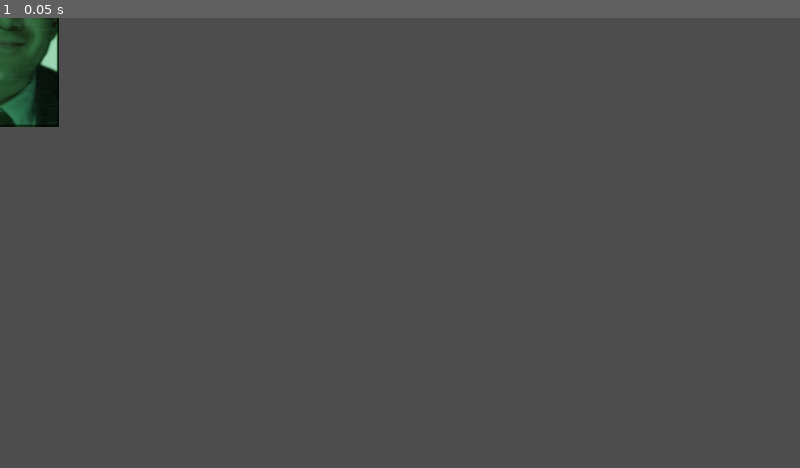
Above: before the commit, frame 1.
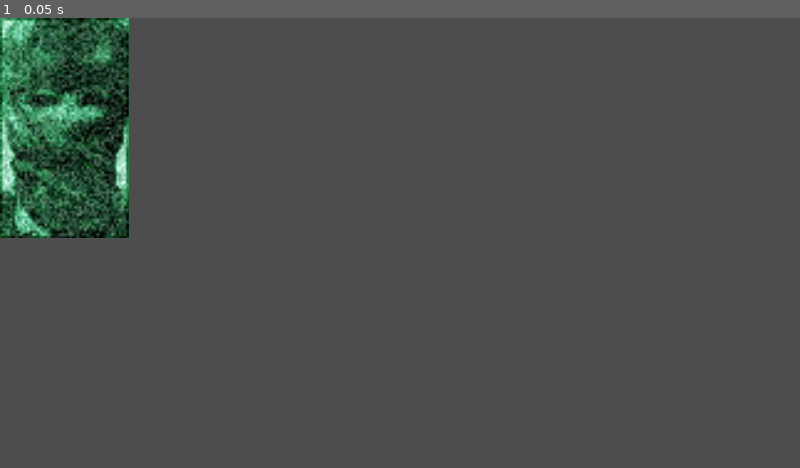
Above: after the commit, the same moment.

Repository: Galitie/mini-tyler-games
Game: Godot game, scene res://epsilon/portraits/rich.tscn
Same seed, same stepped clock (60 frames per second), same inputs: the game is played once before the commit and once after it. This scene is started directly instead of the project's main scene.
Inputs:
- Up to frame 1 (0.05 s): no input

The runs differ from the first frame. In frame 1, 7.3% of the frame differs, in the area x 0-17%, y 0-49%.

Commit message:
Updated codec call 5 dialogue and Rich portrait

Diff:
--- a/epsilon/portraits/anus.tscn
+++ b/epsilon/portraits/anus.tscn
@@ -1,7 +1,6 @@
-[gd_scene load_steps=12 format=3 uid="uid://cduornu7sxsfk"]
+[gd_scene load_steps=7 format=3 uid="uid://cduornu7sxsfk"]
 
 [ext_resource type="Texture2D" uid="uid://dfcxcn3gus8bl" path="res://epsilon/portraits/anus.png" id="1_jtg4a"]
-[ext_resource type="Texture2D" uid="uid://dgp1s73m662sv" path="res://epsilon/portraits/anus_reveal.png" id="2_lt2jw"]
 
 [sub_resource type="AtlasTexture" id="AtlasTexture_6mhum"]
 atlas = ExtResource("1_jtg4a")
@@ -17,22 +16,6 @@
 
 [sub_resource type="AtlasTexture" id="AtlasTexture_mcavi"]
 atlas = ExtResource("1_jtg4a")
-region = Rect2(156, 0, 52, 89)
-
-[sub_resource type="AtlasTexture" id="AtlasTexture_fjimt"]
-atlas = ExtResource("2_lt2jw")
-region = Rect2(0, 0, 52, 89)
-
-[sub_resource type="AtlasTexture" id="AtlasTexture_cyb2h"]
-atlas = ExtResource("2_lt2jw")
-region = Rect2(52, 0, 52, 89)
-
-[sub_resource type="AtlasTexture" id="AtlasTexture_32h08"]
-atlas = ExtResource("2_lt2jw")
-region = Rect2(104, 0, 52, 89)
-
-[sub_resource type="AtlasTexture" id="AtlasTexture_575mm"]
-atlas = ExtResource("2_lt2jw")
 region = Rect2(156, 0, 52, 89)
 
 [sub_resource type="SpriteFrames" id="SpriteFrames_tx8hg"]
@@ -53,30 +36,10 @@
 "loop": true,
 "name": &"default",
 "speed": 8.0
-}, {
-"frames": [{
-"duration": 2.0,
-"texture": SubResource("AtlasTexture_fjimt")
-}, {
-"duration": 1.8,
-"texture": SubResource("AtlasTexture_cyb2h")
-}, {
-"duration": 1.5,
-"texture": SubResource("AtlasTexture_32h08")
-}, {
-"duration": 1.0,
-"texture": SubResource("AtlasTexture_575mm")
-}],
-"loop": false,
-"name": &"reveal",
-"speed": 8.0
 }]
 
 [node name="anus_portrait" type="AnimatedSprite2D"]
 modulate = Color(1, 1.1, 1, 1)
 scale = Vector2(3.95892, 3.95892)
 sprite_frames = SubResource("SpriteFrames_tx8hg")
-animation = &"reveal"
-frame = 3
-frame_progress = 1.0
 centered = false
--- a/epsilon/portraits/rich.tscn
+++ b/epsilon/portraits/rich.tscn
@@ -1,8 +1,25 @@
-[gd_scene load_steps=5 format=3 uid="uid://chkbdhv3xppnw"]
+[gd_scene load_steps=10 format=3 uid="uid://chkbdhv3xppnw"]
 
 [ext_resource type="Texture2D" uid="uid://dh4u78o7jwtm" path="res://epsilon/portraits/rich.png" id="1_ilamt"]
 [ext_resource type="Texture2D" uid="uid://cep7ye5fvunu" path="res://epsilon/portraits/rich_blink.png" id="2_vhpgy"]
+[ext_resource type="Texture2D" uid="uid://dgp1s73m662sv" path="res://epsilon/portraits/anus_reveal.png" id="3_dr43h"]
 [ext_resource type="Texture2D" uid="uid://ch5dx013neqr1" path="res://epsilon/portraits/rich_talk.png" id="3_q78sm"]
+
+[sub_resource type="AtlasTexture" id="AtlasTexture_b52mr"]
+atlas = ExtResource("3_dr43h")
+region = Rect2(0, 0, 52, 89)
+
+[sub_resource type="AtlasTexture" id="AtlasTexture_m1bqk"]
+atlas = ExtResource("3_dr43h")
+region = Rect2(52, 0, 52, 89)
+
+[sub_resource type="AtlasTexture" id="AtlasTexture_aovl3"]
+atlas = ExtResource("3_dr43h")
+region = Rect2(104, 0, 52, 89)
+
+[sub_resource type="AtlasTexture" id="AtlasTexture_qpmk4"]
+atlas = ExtResource("3_dr43h")
+region = Rect2(156, 0, 52, 89)
 
 [sub_resource type="SpriteFrames" id="SpriteFrames_qh1gn"]
 animations = [{
@@ -24,6 +41,23 @@
 "speed": 5.0
 }, {
 "frames": [{
+"duration": 2.0,
+"texture": SubResource("AtlasTexture_b52mr")
+}, {
+"duration": 1.8,
+"texture": SubResource("AtlasTexture_m1bqk")
+}, {
+"duration": 1.5,
+"texture": SubResource("AtlasTexture_aovl3")
+}, {
+"duration": 1.0,
+"texture": SubResource("AtlasTexture_qpmk4")
+}],
+"loop": false,
+"name": &"reveal",
+"speed": 5.0
+}, {
+"frames": [{
 "duration": 1.0,
 "texture": ExtResource("1_ilamt")
 }, {
@@ -36,6 +70,7 @@
 }]
 
 [node name="Rich" type="AnimatedSprite2D"]
+scale = Vector2(3.959, 3.959)
 sprite_frames = SubResource("SpriteFrames_qh1gn")
-frame = 2
-frame_progress = 0.314897
+animation = &"reveal"
+centered = false
Not shown, changed: epsilon/codec_calls/5.txt
Binary file changed: epsilon/portraits/anus_reveal.png
Binary file changed: epsilon/portraits/rich.png
Binary file changed: epsilon/portraits/rich_blink.png
Binary file changed: epsilon/portraits/rich_talk.png
